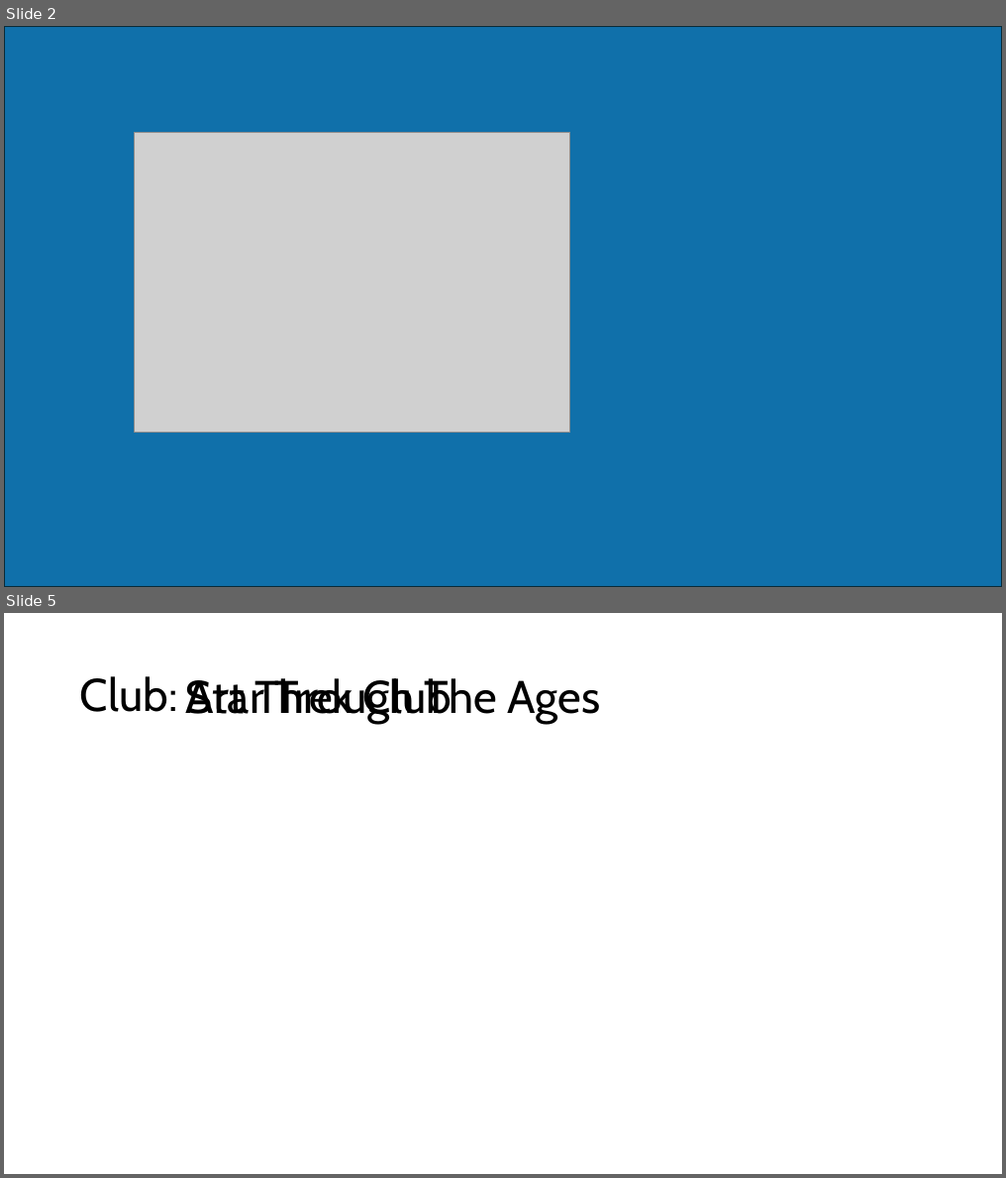
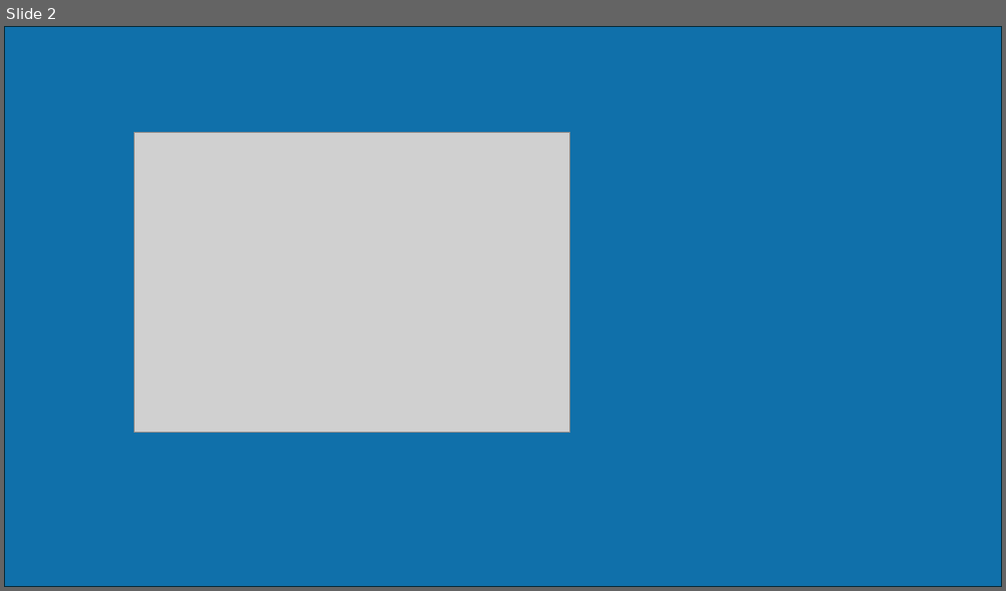
Before and after one commit to CTH-npitx/Presentations, a slide deck: Current Presentation/Charlie- summer 2026 presentation.pptx. Shown one above the other, each under a label of ours: slides 2 and 5 before the commit, slide 2 after it; the slides between them are not shown. The pictures are 1006x1178 and 1006x591 pixels, drawn with LibreOffice and Linux fonts; fonts in the diff are those of the drawing; grey boxes stand for pictures. Boxes give left, top, right and bottom in pixels: in the first picture for what was removed or moved away, otherwise in the second. Text is boxed around its words. In the diff, an @@ line names an element or a change of style, - is before the commit and + after.

```diff
--- a/Current Presentation/Charlie- summer 2026 presentation.pptx
+++ b/Current Presentation/Charlie- summer 2026 presentation.pptx
@@ slide 5 removed at <box>4,613,1002,1174</box>, background #FFFFFF @@
@@ title removed at <box>80,676,178,712</box> @@
-Club:
@@ text removed at <box>186,678,600,724</box> @@
-Art Through The Ages
@@ text removed at <box>186,678,451,724</box> @@
-Star Trek Club
```
Also in this commit, not shown: 1 slide changed, 2 slides added, 3 other slides removed.
